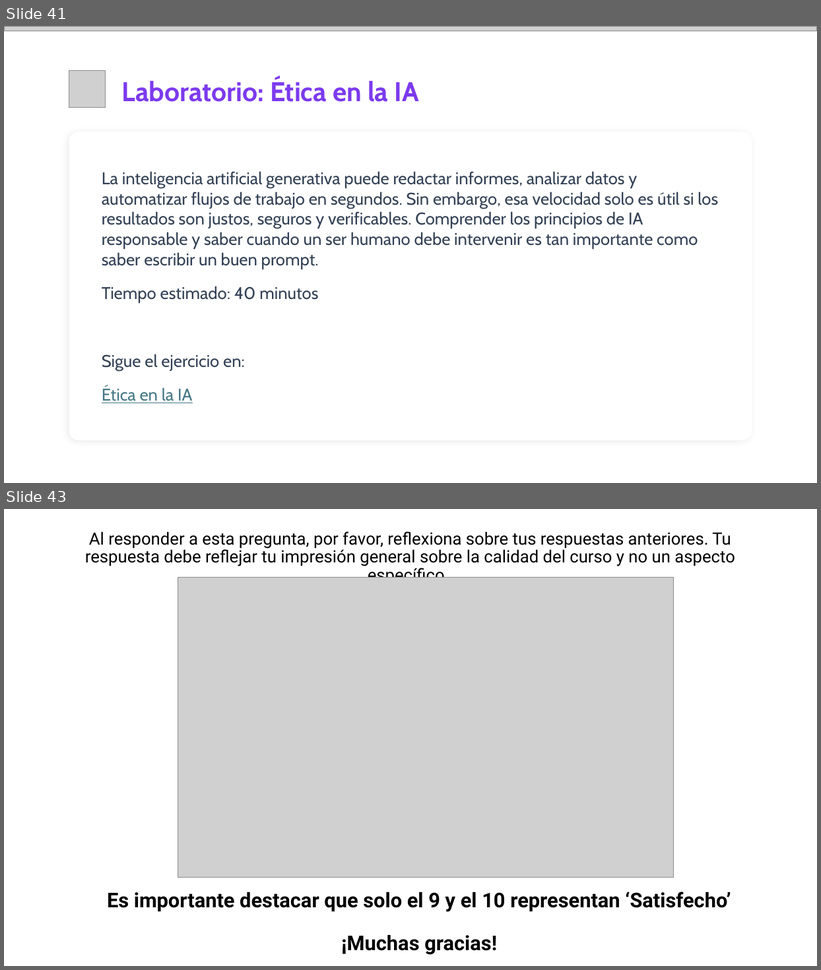
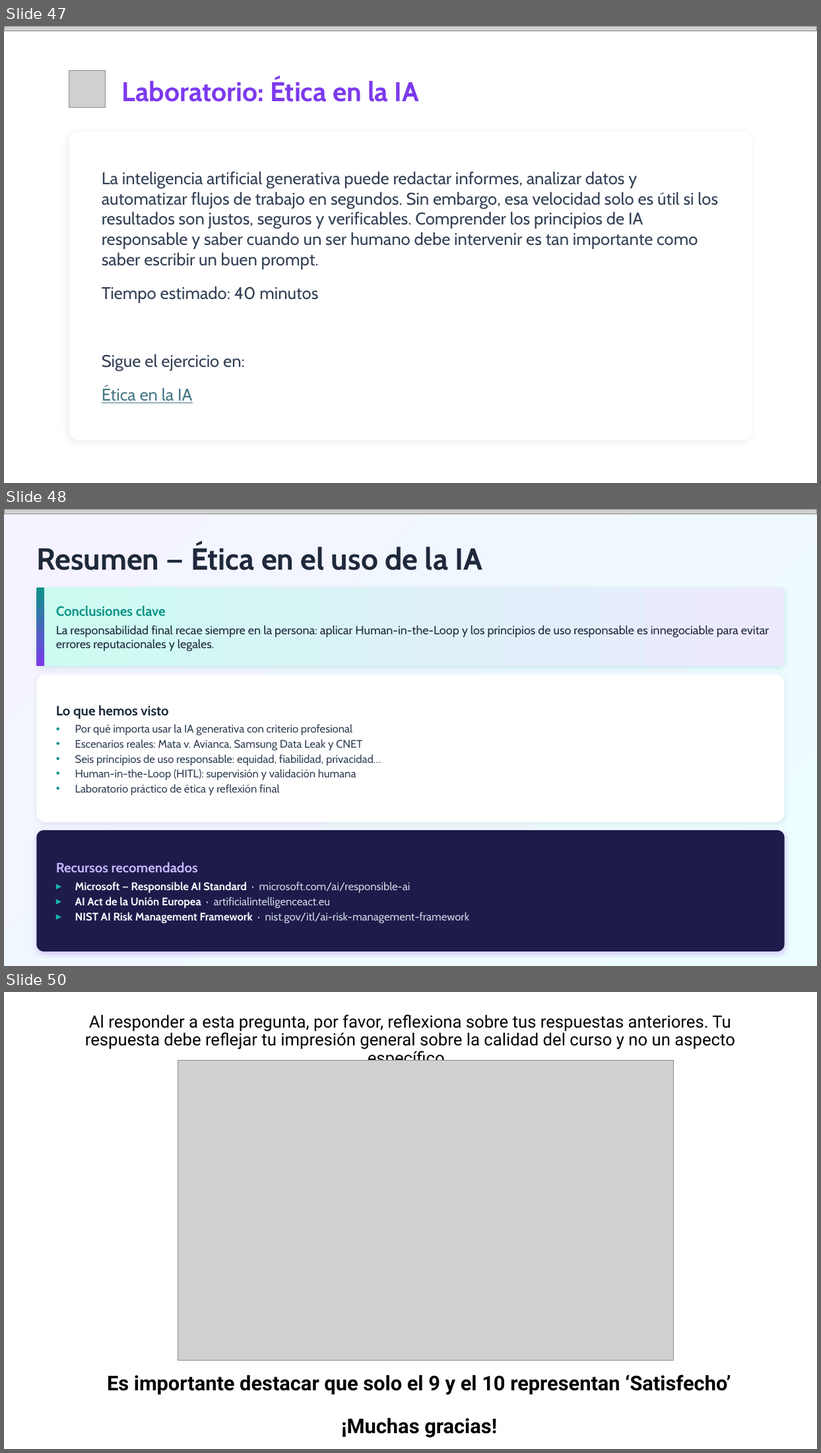
Before and after one commit to quizeth/Labs, a slide deck: IA y Copilot para business professionals/IA Generativa y Microsoft Copilot para profesionales.pptx. Shown one above the other, each under a label of ours: slides 41 and 43 before the commit, slides 47, 48 and 50 after it; the slides between them are not shown. The pictures are 821x970 and 821x1453 pixels, drawn with LibreOffice and Linux fonts; fonts in the diff are those of the drawing; grey boxes stand for pictures; background and template pictures are left out. Boxes give left, top, right and bottom in pixels: in the first picture for what was removed or moved away, otherwise in the second. Text is boxed around its words. In the diff, an @@ line names an element or a change of style, - is before the commit and + after.

```diff
--- a/IA y Copilot para business professionals/IA Generativa y Microsoft Copilot para profesionales.pptx
+++ b/IA y Copilot para business professionals/IA Generativa y Microsoft Copilot para profesionales.pptx
@@ slide 48 added at (4,509,817,966), background gradient #F5F3FF to #ECFEFF @@
@@ picture added at (4,509,817,514) @@
@@ text added at (36,544,483,570), 36 pt, text #1E293B, bold @@
+Resumen — Ética en el uso de la IA
@@ rounded rectangle added at (36,588,785,666), fill gradient #CCFBF1 to #EDE9FE @@
@@ rectangle added at (36,588,44,666), fill gradient #0D9488 to #7C3AED @@
@@ text added at (56,605,769,652), 14 pt, text #1E293B @@
+Conclusiones clave
+La responsabilidad final recae siempre en la persona: aplicar Human-in-the-Loop y los principios de uso responsable es innegociable para evitar errores reputacionales y legales.
@@ rounded rectangle added at (36,674,785,823), fill #FFFFFF @@
@@ text added at (56,705,381,795), 13 pt, text #334155 @@
+Lo que hemos visto
+• Por qué importa usar la IA generativa con criterio profesional
+• Escenarios reales: Mata v. Avianca, Samsung Data Leak y CNET
+• Seis principios de uso responsable: equidad, fiabilidad, privacidad…
+• Human-in-the-Loop (HITL): supervisión y validación humana
+• Laboratorio práctico de ética y reflexión final
@@ rounded rectangle added at (36,830,785,952), fill #1E1B4B @@
@@ text added at (56,862,470,923), 13 pt, text #CBD5E1 @@
+Recursos recomendados
+▸ Microsoft — Responsible AI Standard · microsoft.com/ai/responsible-ai
+▸ AI Act de la Unión Europea · artificialintelligenceact.eu
+▸ NIST AI Risk Management Framework · nist.gov/itl/ai-risk-management-framework
@@ what was slide 41 is now slide 47 @@
@@ what was slide 43 is now slide 50 @@
```
Also in this commit, not shown: 9 slides changed, 8 other slides added, 2 slides removed.
